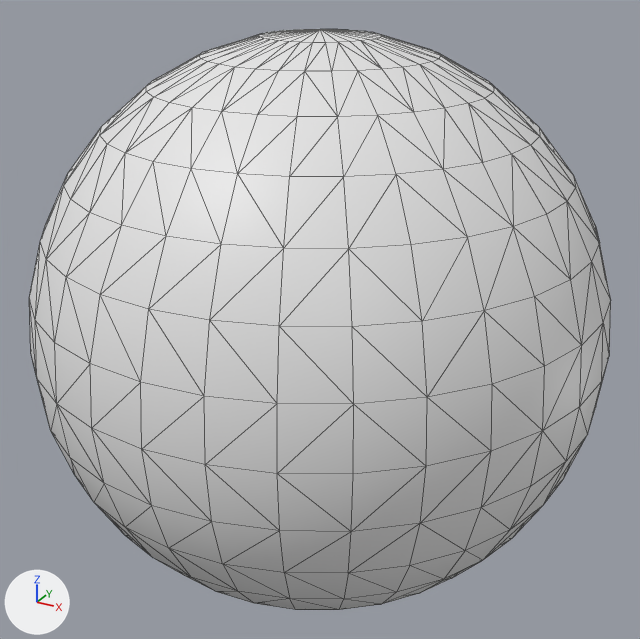
A saved change to the COLLADA model resources/scenes/dae/sky.dae.
Before and after are seen from a 50 mm camera at (141.6, -257.4, 128.6) aimed at (0.0, 0.0, -0.1). Every picture has the same lights, and +X, +Y and +Z are marked at lower left. Mesh edges are drawn as thin lines. Materials are left out; every surface is plain grey. Where no turn or scale is listed for an object, it has been applied to the vertices.

Script lines for the objects in view, before the commit:
```python
me_sky = bpy.data.meshes.new('SKY')
me_sky.from_pydata(...)  # a UV sphere (32 segments, 16 rings, poles along z) spanning x -100.0..100.0, y -100.0..100.0, z -100.0..100.0
me_sky.materials.append(mat_sky_mat)
ob_sky = bpy.data.objects.new('SKY', me_sky)
ob_sky.location = (0.0, 0.0, 0.0)
```
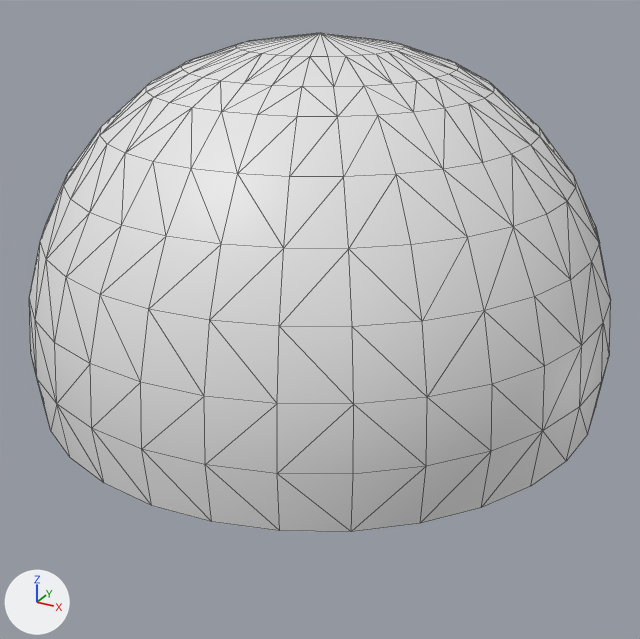
Commit message: improved sky

Pixel boxes (x1, y1, x2, y2) of what changed, in the pictures (640 x 639 px; the box of a moved part takes in the faces that stretch with it):
'SKY', reshaped (14% shorter): before (29, 29, 611, 610); after (29, 33, 611, 532)
part 1 of me_sky, deleted: before (51, 432, 588, 610)
part 2 of me_sky, moved or reshaped: before (146, 29, 494, 117); after (146, 33, 494, 117)

What changed in the scene script:
```text
Change me_sky:
    used by ob_sky; location = (0.0, 0.0, 0.0)
    remove me_sky.from_pydata(...)  # 482 vertices, 960 faces; spans x -100.0..100.0, y -100.0..100.0, z -100.0..100.0
    add me_sky.from_pydata(...)  # 289 vertices, 544 faces; spans x -100.0..100.0, y -100.0..100.0, z -20.0..99.0
    me_sky part 1: 193 vertices removed from x -92.0..92.0, y -92.0..92.0, z -100.0..-38.0
    me_sky part 2: 24 vertices moved from x -32.0..38.0, y -38.0..35.0, z 92.0..100.0 to x -37.0..43.0, y -43.0..41.0, z 89.0..99.0; 41 vertices removed from x -38.0..38.0, y -38.0..38.0, z 92.0..98.0; 41 vertices added at x -44.0..44.0, y -44.0..44.0, z 89.0..95.0
```
